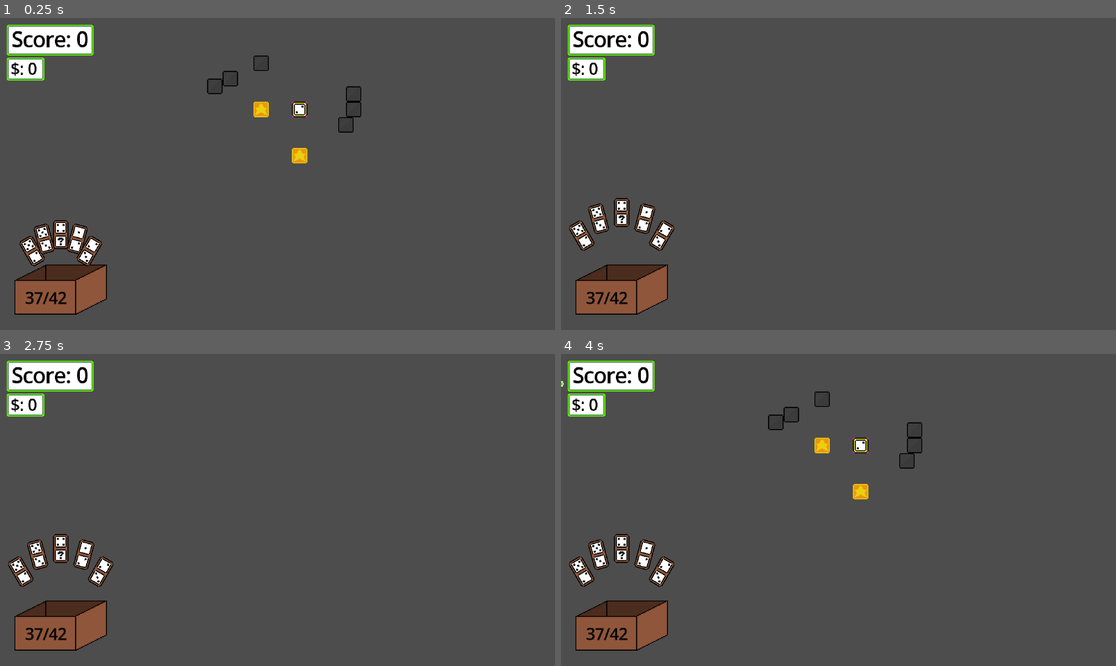
Above: before the commit, frames 1-4 (two rows, left to right).
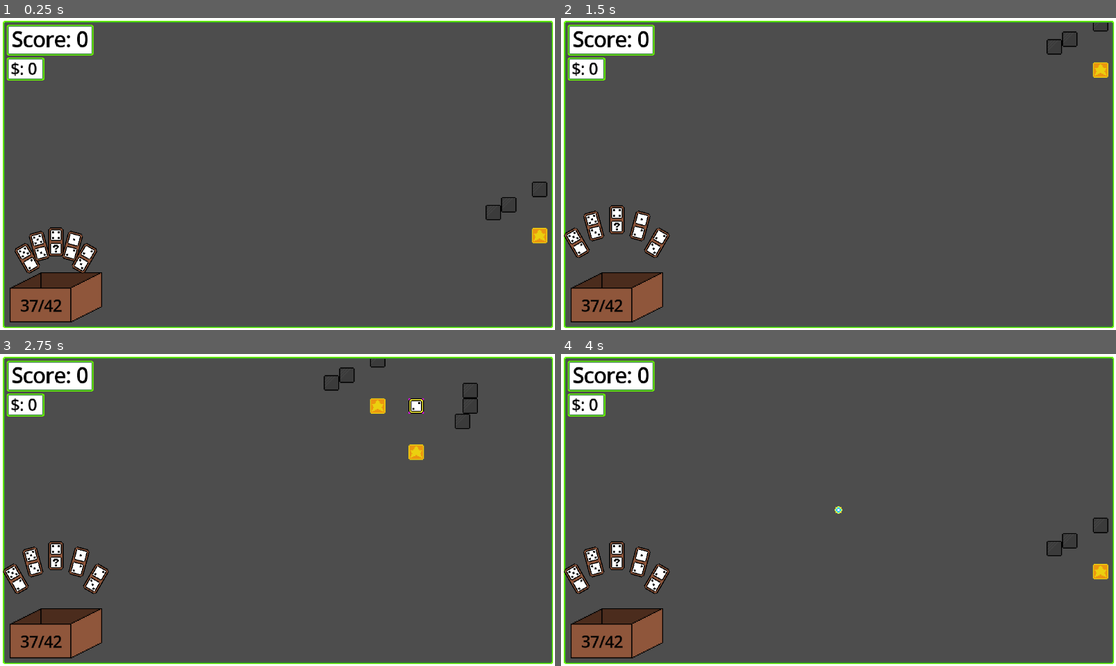
Above: after the commit, the same moments.

Repository: Ghoose1/GFPGame
Game: Godot game, scene res://scenes/scene.tscn
Two runs of this game, one before a commit and one after it. Both use one fixed random seed, a clock stepped at 60 frames per second and the inputs below.
Inputs (mouse positions are in pixels of both pictures, inside the frame that each line leads up to):
- Up to frame 1 (0.25 s): no input
- Up to frame 2 (1.5 s): tap Enter at 0.5 s; move the mouse to (960, 158) at 0.52 s; hold S (Camera_Down) 0.53-1.25 s; click (960, 158) at 0.67 s; drag from (727, 189) to (810, 236) at 1.27 s
- Up to frame 3 (2.75 s): tap Space (Start Score) at 2 s; move the mouse to (333, 441) at 2.02 s; hold D (Camera_Right) from 2.03 s (still down); click (333, 441) at 2.17 s
- Up to frame 4 (4 s): release D (Camera_Right) at 2.75 s; drag from (810, 572) to (672, 463) at 2.77 s; tap ` (Camera_Reset) at 3.5 s; move the mouse to (1005, 556) at 3.52 s; hold Space (Start Score) from 3.53 s (still down); click (1005, 556) at 3.67 s

The runs differ from the first frame. In frame 1, 8.5% of the frame differs, in the area x 0-100%, y 0-100%; in frame 2, 8.1%; in frame 3, 8.5%; in frame 4, 8.8%.

Commit message:
Dominoes being un-dragged now dont jump around

Diff:
--- a/project.godot
+++ b/project.godot
@@ -46,7 +46,7 @@
 }
 Camera_Down={
 "deadzone": 0.2,
-"events": [null, Object(InputEventKey,"resource_local_to_ …(260 unchanged characters)…
+"events": [Object(InputEventKey,"resource_local_to_ …(260 unchanged characters)…
 ]
 }
 Camera_Up={
--- a/scenes/scene.tscn
+++ b/scenes/scene.tscn
@@ -6,8 +6,6 @@
 [ext_resource type="PackedScene" uid="uid://7gpi35s5bcc6" path="res://scenes/Camera.tscn" id="2_gjmho"]
 [ext_resource type="TileSet" uid="uid://bd2t8vr6rx14q" path="res://tileset.tres" id="3_5fb3c"]
 [ext_resource type="PackedScene" uid="uid://bvvffh4xnkq4w" path="res://scenes/ui_layer.tscn" id="3_t7and"]
-[ext_resource type="Texture2D" uid="uid://ccepl2guwbsem" path="res://Assets/DominoBox.png" id="8_tpwpp"]
-[ext_resource type="Script" uid="uid://c6uohf2ltohcy" path="res://scripts/domino_box.gd" id="9_7ftgl"]
 
 [node name="Game" type="Node2D" unique_id=1882076389]
 
@@ -18,7 +16,6 @@
 [node name="UILayer" parent="Player" unique_id=1594262151 instance=ExtResource("3_t7and")]
 
 [node name="Camera2D" parent="Player" unique_id=2054708085 instance=ExtResource("2_gjmho")]
-position = Vector2(289, 131)
 
 [node name="Board" type="Node2D" parent="." unique_id=683059575]
 script = ExtResource("2_5fb3c")
@@ -39,28 +36,3 @@
 [node name="CanvasLayer" type="CanvasLayer" parent="Board" unique_id=81187880]
 scale = Vector2(2, 2)
 transform = Transform2D(2, 0, 0, 2, 0, 0)
-
-[node name="Control" type="Control" parent="Board/CanvasLayer" unique_id=576682946]
-layout_mode = 3
-anchors_preset = 0
-offset_right = 40.0
-offset_bottom = 40.0
-
-[node name="BoxRect" type="TextureRect" parent="Board/CanvasLayer/Control" unique_id=2030511265]
-layout_mode = 0
-offset_left = 15.0
-offset_top = 256.0
-offset_right = 111.0
-offset_bottom = 308.0
-texture = ExtResource("8_tpwpp")
-script = ExtResource("9_7ftgl")
-
-[node name="Label" type="Label" parent="Board/CanvasLayer/Control/BoxRect" unique_id=677137301]
-layout_mode = 1
-offset_left = 11.0
-offset_top = 23.5
-offset_right = 51.0
-offset_bottom = 46.5
-theme_override_colors/font_color = Color(0, 0, 0, 1)
-text = "0/0"
-horizontal_alignment = 1
--- a/scenes/ui_layer.tscn
+++ b/scenes/ui_layer.tscn
@@ -3,25 +3,26 @@
 [ext_resource type="Texture2D" uid="uid://by1dv44xjg8as" path="res://Assets/UIBorder.png" id="1_6av8n"]
 [ext_resource type="Script" uid="uid://clou8l4pvib4t" path="res://scripts/ui_label.gd" id="2_6syxi"]
 [ext_resource type="Texture2D" uid="uid://cd23figesg41m" path="res://Assets/ScreenBorder.png" id="3_6gmgv"]
+[ext_resource type="Texture2D" uid="uid://ccepl2guwbsem" path="res://Assets/DominoBox.png" id="4_6syxi"]
+[ext_resource type="Script" uid="uid://c6uohf2ltohcy" path="res://scripts/domino_box.gd" id="5_6gmgv"]
 
 [node name="UILayer" type="CanvasLayer" unique_id=1594262151]
+scale = Vector2(2, 2)
+transform = Transform2D(2, 0, 0, 2, 0, 0)
 
 [node name="Control" type="Control" parent="." unique_id=1810062443]
 layout_mode = 3
 anchors_preset = 0
-offset_left = 578.0
-offset_top = 326.0
-offset_right = 618.0
-offset_bottom = 366.0
-scale = Vector2(2, 2)
+offset_right = 40.0
+offset_bottom = 40.0
 mouse_filter = 2
 
 [node name="ScoreRect" type="NinePatchRect" parent="Control" unique_id=102377733]
 layout_mode = 0
-offset_left = -282.0
-offset_top = -156.0
-offset_right = -192.0
-offset_bottom = -124.0
+offset_left = 7.0
+offset_top = 7.0
+offset_right = 97.0
+offset_bottom = 39.0
 texture = ExtResource("1_6av8n")
 patch_margin_left = 16
 patch_margin_top = 16
@@ -42,10 +43,10 @@
 
 [node name="DollarRect" type="NinePatchRect" parent="Control" unique_id=669480085]
 layout_mode = 0
-offset_left = -282.0
-offset_top = -122.0
-offset_right = -243.0
-offset_bottom = -98.0
+offset_left = 7.0
+offset_top = 41.0
+offset_right = 46.0
+offset_bottom = 65.0
 texture = ExtResource("1_6av8n")
 patch_margin_left = 8
 patch_margin_top = 8
@@ -64,15 +65,38 @@
 score_text = "$: "
 
 [node name="NinePatchRect" type="NinePatchRect" parent="Control" unique_id=1616721177]
-visible = false
 texture_filter = 1
 layout_mode = 0
-offset_left = -289.0
-offset_top = -163.0
-offset_right = 288.0
-offset_bottom = 162.0
+offset_right = 577.0
+offset_bottom = 325.0
 texture = ExtResource("3_6gmgv")
 patch_margin_left = 16
 patch_margin_top = 16
 patch_margin_right = 16
 patch_margin_bottom = 16
+
+[node name="Control2" type="Control" parent="." unique_id=680631881]
+layout_mode = 3
+anchors_preset = 2
+anchor_top = 1.0
+anchor_bottom = 1.0
+grow_vertical = 0
+
+[node name="BoxRect" type="TextureRect" parent="Control2" unique_id=351106819]
+layout_mode = 0
+offset_left = 10.0
+offset_top = -384.5
+offset_right = 106.0
+offset_bottom = -332.5
+texture = ExtResource("4_6syxi")
+script = ExtResource("5_6gmgv")
+
+[node name="Label" type="Label" parent="Control2/BoxRect" unique_id=1282009913]
+layout_mode = 1
+offset_left = 11.0
+offset_top = 23.5
+offset_right = 51.0
+offset_bottom = 46.5
+theme_override_colors/font_color = Color(0, 0, 0, 1)
+text = "0/0"
+horizontal_alignment = 1
--- a/scripts/board.gd
+++ b/scripts/board.gd
@@ -7,8 +7,8 @@
 
 @onready var special_tilemap : TileMapLayer = $SpecialTiles
 @onready var domino_tilemap : TileMapLayer = $DominoTiles
-@onready var box : DominoBox = $CanvasLayer/Control/BoxRect
-@onready var layer : CanvasLayer = $CanvasLayer
+@onready var layer : CanvasLayer = Globals.player.find_child("UILayer")
+@onready var box : DominoBox = Globals.player.find_child("BoxRect")
 
 func _ready() -> void:
 	# generate the starting set of dominoes
@@ -41,7 +41,7 @@
 	var index := hand.size()
 	hand.append(domino)
 
-	domino.position = box.get_rect().get_center()
+	domino.position = box.global_position + box.get_rect().size / 2.0
 
 	domino.boxed = false
 	domino.in_hand = true
@@ -55,7 +55,7 @@
 func update_hand_domino_target_positions() -> void:
 	for i in range(hand.size()):
 		var domino := hand[i]
-		domino.origin_position = Globals.domino_box.get_rect().get_center() + Vector2.UP * 32 + get_hand_position(i)
+		domino.origin_position = box.global_position + box.get_rect().size / 2.0 + Vector2.UP * 32 + get_hand_position(i)
 		domino.origin_rotation = get_hand_rotation(i) * 0.5
 
 func drag_domino(domino : Domino) -> void:
@@ -65,6 +65,7 @@
 func undrag_domino(domino : Domino) -> void:
 	assert(domino.get_parent() == self)
 	domino.reparent(layer)
+	domino.position += get_viewport_rect().size / 4 - get_viewport().get_camera_2d().position
 
 func replace_domino(domino : Domino) -> void:
 	hand.remove_at(hand.find(domino))
@@ -101,7 +102,7 @@
 			domino.face1.number = j
 
 			dominoes.append(domino)
-			$CanvasLayer.add_child(domino)
+			layer.add_child(domino)
 
 		var wild : BasicDomino = preload("res://Dominos/basic.tscn").instantiate()
 		wild.face0.number = i
@@ -111,4 +112,4 @@
 		#wild.position = Globals.domino_box.get_rect().get_center()
 
 		dominoes.append(wild)
-		$CanvasLayer.add_child(wild)
+		layer.add_child(wild)
